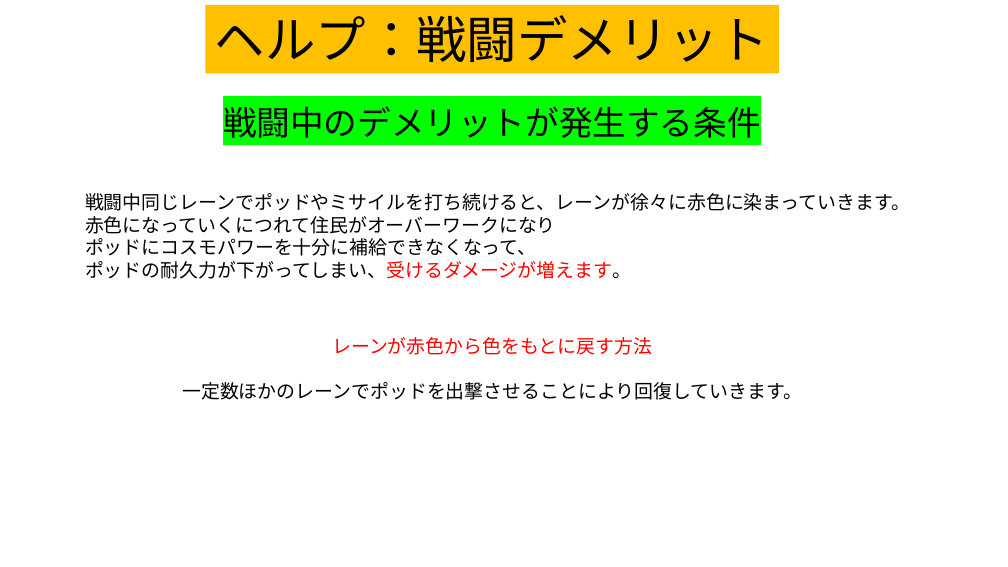
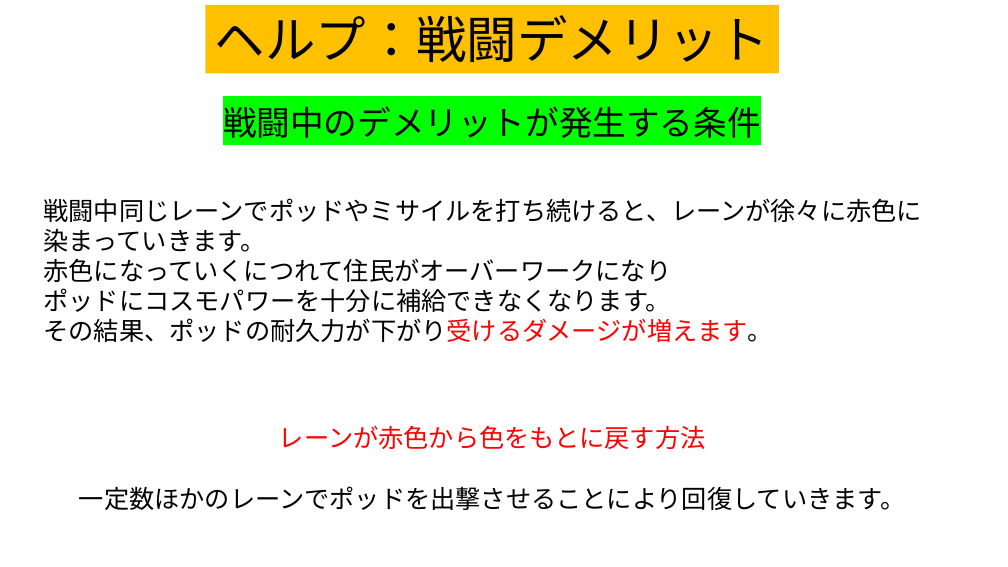
Before and after one commit to team556/team, a slide deck: slide 12 of 説明文.pptx. Drawn at 1008x567 pixels with LibreOffice and Linux fonts; fonts in the diff are those of the drawing. Boxes give left, top, right and bottom in pixels: in the first picture for what was removed or moved away, otherwise in the second. Text is boxed around its words. In the diff, an @@ line names an element or a change of style, - is before the commit and + after.

```diff
--- a/説明文.pptx
+++ b/説明文.pptx
@@ text "戦闘中同じレーンでポッドやミサイルを打ち続けると、レーンが徐々に赤色に染まっていきます。": place and size @@
-text "戦闘中同じレーンでポッドやミサイルを打ち続けると、レーンが徐々に赤色に染まっていきます。" at <box>85,193,910,279</box>
+text "戦闘中同じレーンでポッドやミサイルを打ち続けると、レーンが徐々に赤色に染まっていきます。" at <box>43,198,922,342</box>
@@ text at <box>43,198,922,282</box>: size 18 to 24 pt in "戦闘中同じレーンでポッドやミサイルを打ち続けると、レーンが徐々に赤色に染まっていきます。", "赤色になっていくにつれて住民がオーバーワークになり" @@
@@ text at <box>43,288,773,342</box>: text changed; size 18 to 24 pt @@
-ポッドにコスモパワーを十分に補給できなくなって、
-ポッドの耐久力が下がってしまい、受けるダメージが増えます。
+ポッドにコスモパワーを十分に補給できなくなります。
+その結果、ポッドの耐久力が下がり受けるダメージが増えます。
@@ text "レーンが赤色から色をもとに戻す方法": place and size @@
-text "レーンが赤色から色をもとに戻す方法" at <box>182,337,802,400</box>
+text "レーンが赤色から色をもとに戻す方法" at <box>79,425,906,510</box>
@@ text "レーンが赤色から色をもとに戻す方法" at <box>79,425,906,510</box>: size 18 to 24 pt @@
```
Also in this commit, not shown: 5 other slides changed.
